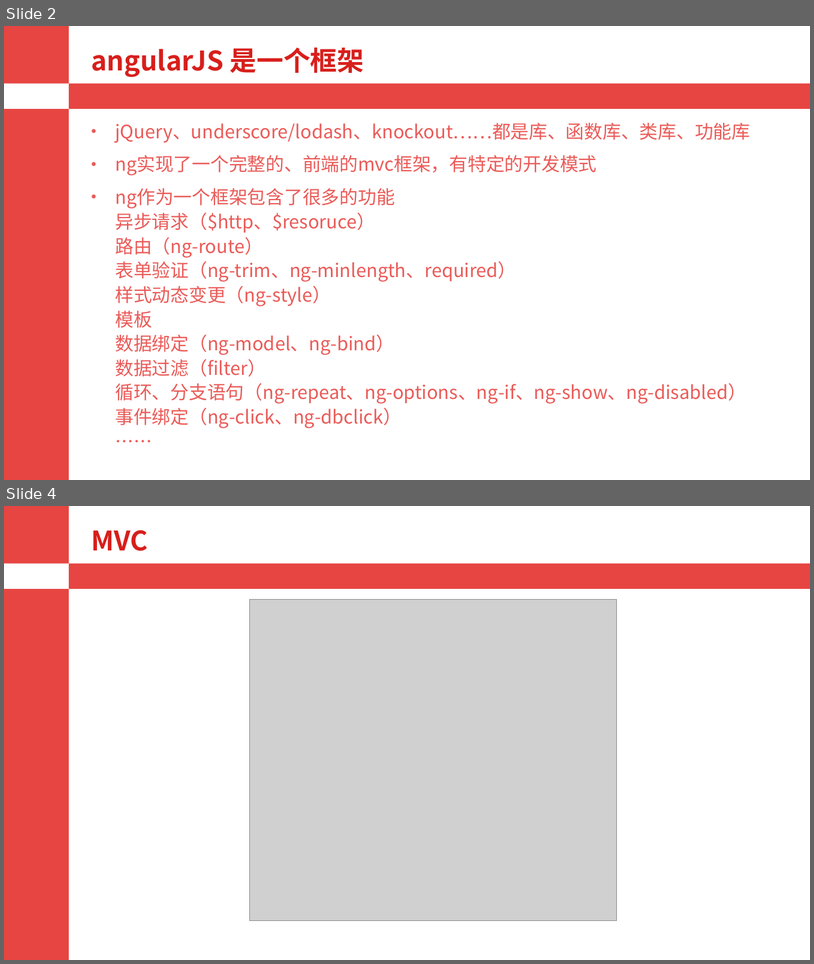
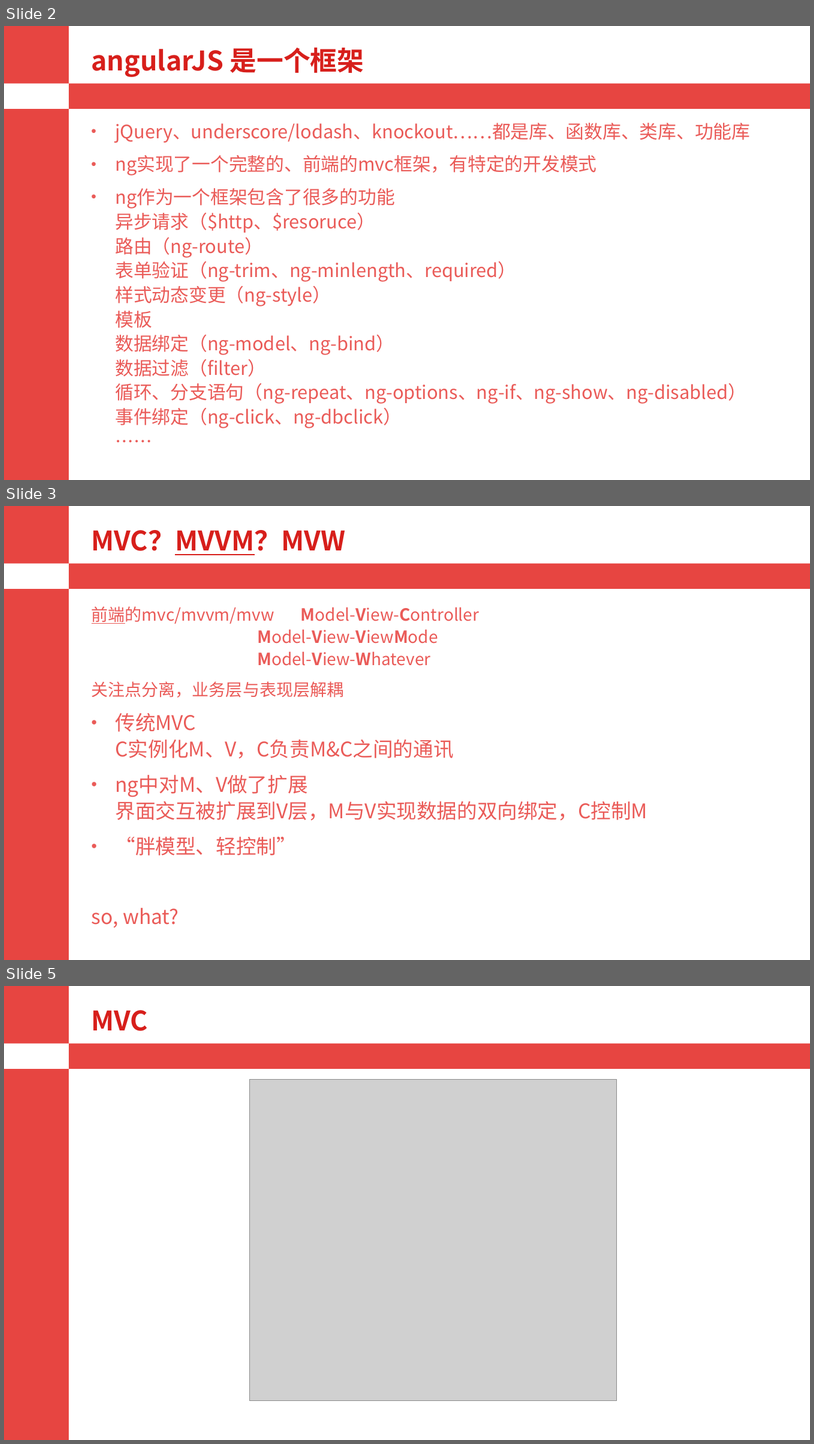
Before and after one commit to alianggitok/doc_tidy, a slide deck: angularjs/ng.pptx. Shown one above the other, each under a label of ours: slides 2 and 4 before the commit, slides 2, 3 and 5 after it; the slides between them are not shown. The pictures are 814x964 and 814x1444 pixels, drawn with LibreOffice and Linux fonts; fonts in the diff are those of the drawing; grey boxes stand for pictures. Boxes give left, top, right and bottom in pixels: in the first picture for what was removed or moved away, otherwise in the second. Text is boxed around its words. In the diff, an @@ line names an element or a change of style, - is before the commit and + after.

```diff
--- a/angularjs/ng.pptx
+++ b/angularjs/ng.pptx
@@ slide 3 added at [4, 506, 810, 960], background #FFFFFF; not listed: 3 template elements that a slide beside it also shows @@
@@ title added at [91, 530, 345, 555], 32 pt, text #D71F1B, bold @@
+MVC？MVVM？MVW
@@ text added at [92, 606, 648, 927], 20 pt, text #EA5B58 @@
+前端的mvc/mvvm/mvw Model-View-Controller
+Model-View-ViewMode
+Model-View-Whatever
+关注点分离，业务层与表现层解耦
+• 传统MVC
+  C实例化M、V，C负责M&C之间的通讯
+• ng中对M、V做了扩展
+  界面交互被扩展到V层，M与V实现数据的双向绑定，C控制M
+• “胖模型、轻控制”
+so, what?
@@ what was slide 4 is now slide 5 @@
```
Also in this commit, not shown: 3 slides changed, 1 other file.
